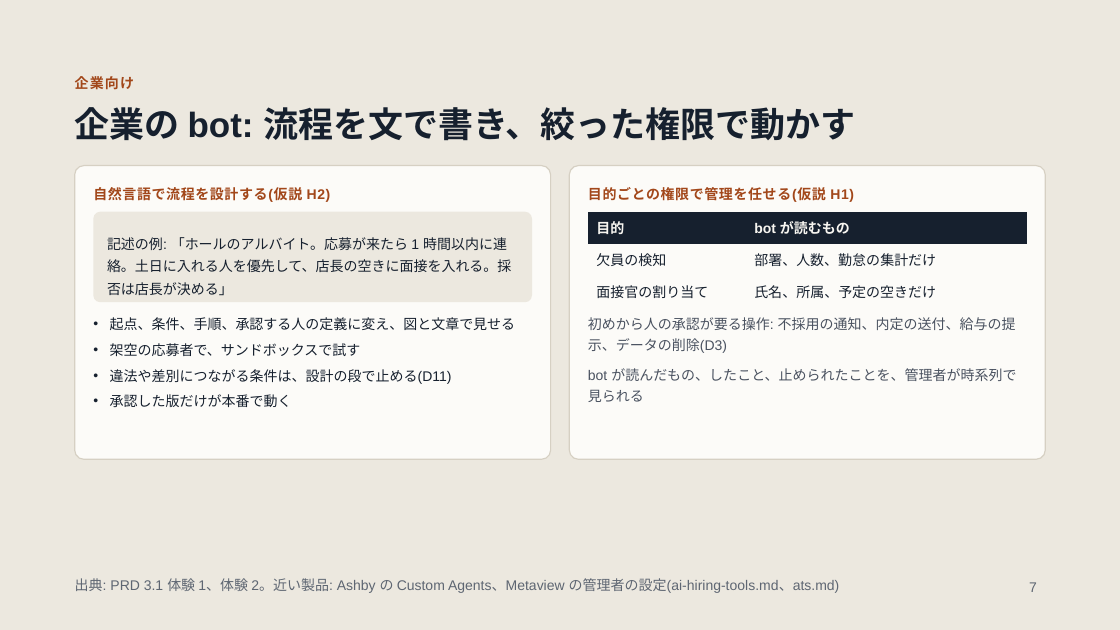
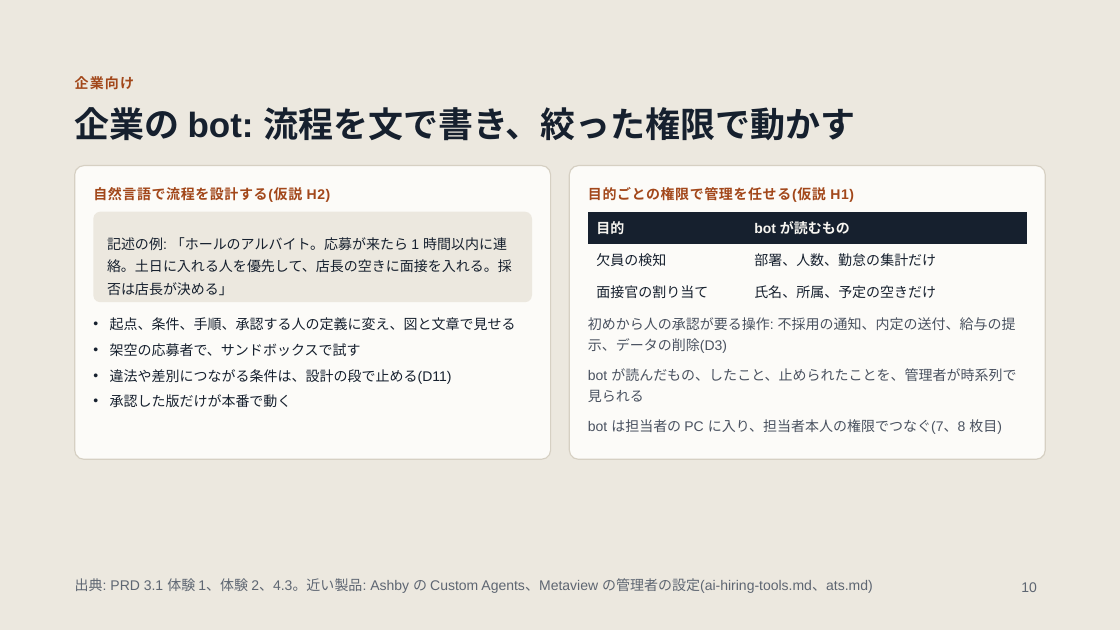
Before and after one commit to jyoka/hiring-os, a slide deck: slide 10 of docs/pitch/pitch.pptx (slide 7 before the commit). Drawn at 1120x630 pixels with LibreOffice and Linux fonts; fonts in the diff are those of the drawing. Boxes give left, top, right and bottom in pixels: in the first picture for what was removed or moved away, otherwise in the second. Text is boxed around its words. In the diff, an @@ line names an element or a change of style, - is before the commit and + after.

```diff
--- a/docs/pitch/pitch.pptx
+++ b/docs/pitch/pitch.pptx
@@ text at (x1=588, y1=419, x2=1002, y2=434): paragraph added @@
+bot は担当者の PC に入り、担当者本人の権限でつなぐ(7、8 枚目)
@@ text at (x1=75, y1=578, x2=873, y2=593): text changed @@
-出典: PRD 3.1 体験 1、体験 2。近い製品: Ashby の Custom Agents、Metaview の管理者の設定(ai-hiring-tools.md、ats.md)
+出典: PRD 3.1 体験 1、体験 2、4.3。近い製品: Ashby の Custom Agents、Metaview の管理者の設定(ai-hiring-tools.md、ats.md)
@@ page number at (x1=1021, y1=582, x2=1037, y2=592): text changed @@
-7
+10
```
Also in this commit, not shown: 11 other slides changed, 6 slides added, 3 other files.
